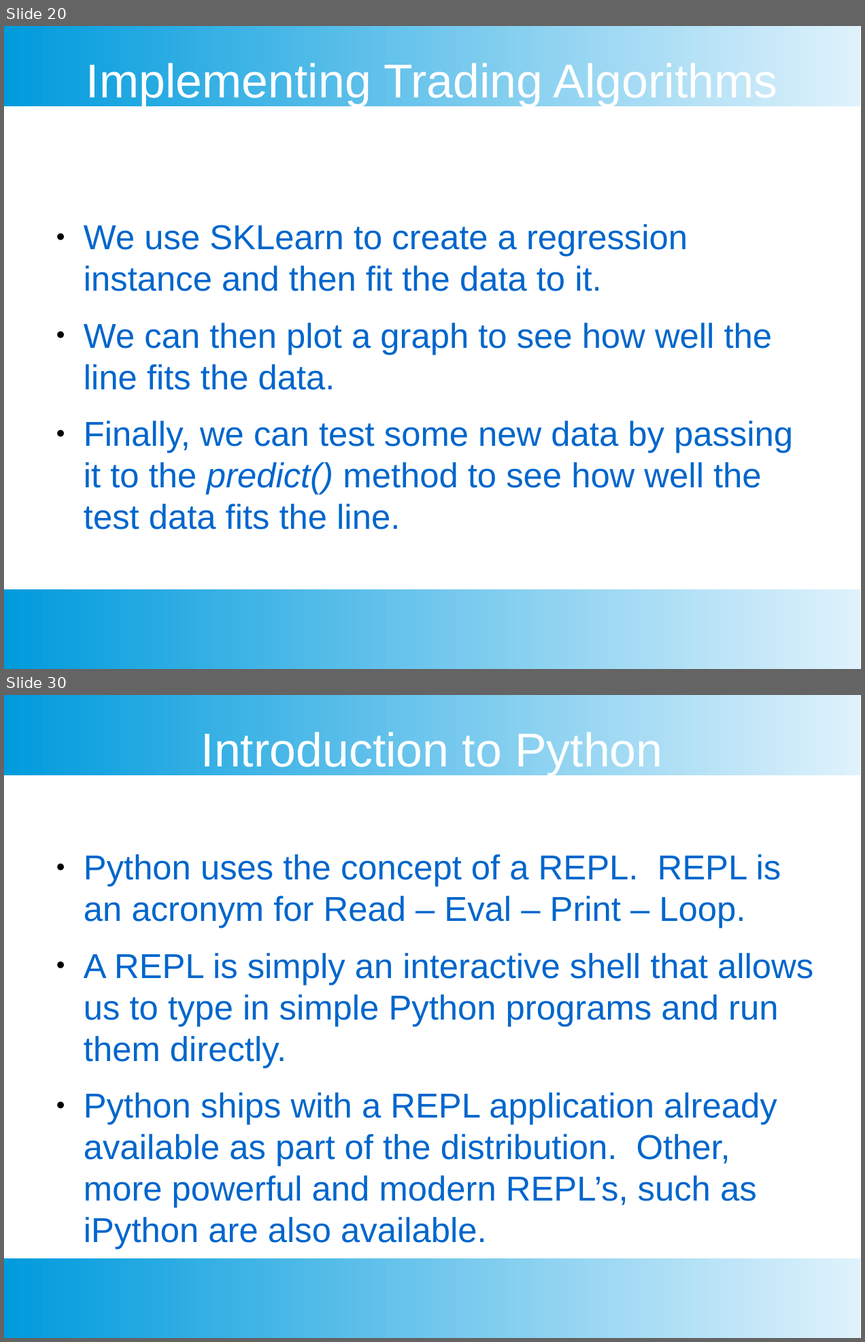
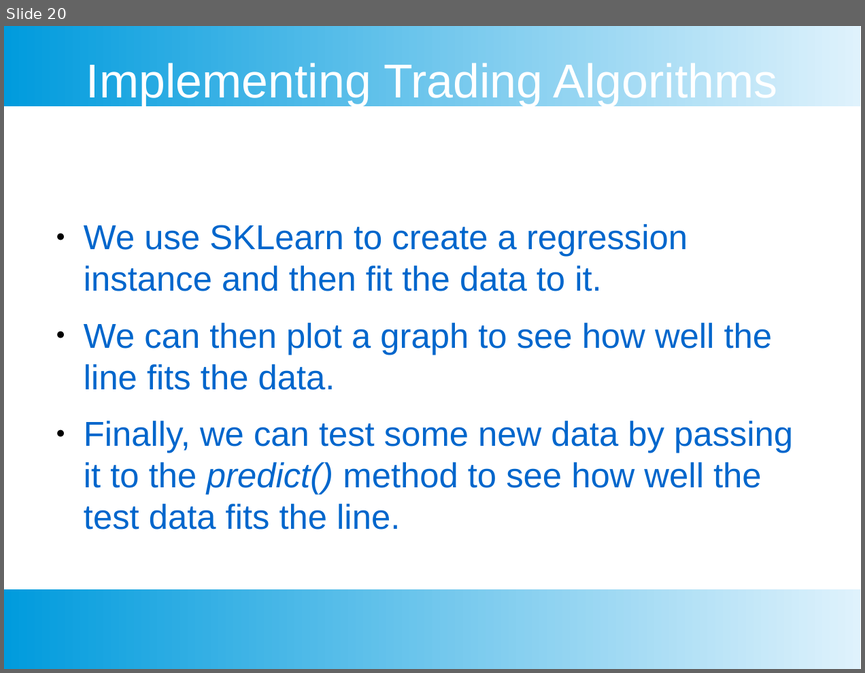
Before and after one commit to chankeypathak/CitiDataScience, a slide deck: docs/Module 4.pptx. Shown one above the other, each under a label of ours: slides 20 and 30 before the commit, slide 20 after it; the slides between them are not shown. The pictures are 865x1342 and 865x673 pixels, drawn with LibreOffice and Linux fonts; fonts in the diff are those of the drawing. Boxes give left, top, right and bottom in pixels: in the first picture for what was removed or moved away, otherwise in the second. Text is boxed around its words. In the diff, an @@ line names an element or a change of style, - is before the commit and + after.

```diff
--- a/docs/Module 4.pptx
+++ b/docs/Module 4.pptx
@@ slide 30 removed at (4,695,861,1338), background #FFFFFF; not listed: 2 template elements that a slide beside it also shows @@
@@ text removed at (201,728,662,775) @@
-Introduction to Python
@@ text removed at (84,854,813,1208) @@
-● Python uses the concept of a REPL. REPL is an acronym for Read – Eval – Print – Loop.
-● A REPL is simply an interactive shell that allows us to type in simple Python programs and run them directly.
-● Python ships with a REPL application already available as part of the distribution. Other, more powerful and modern REPL’s, such as iPython are also available.
```
Also in this commit, not shown: 4 slides added, 41 other slides removed, 2 other files.
